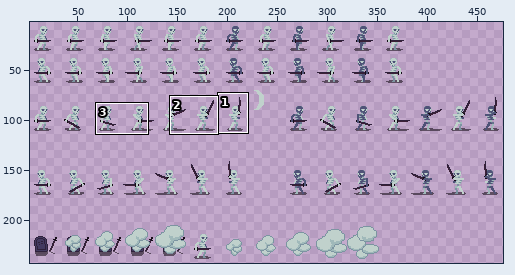
A sprite sheet gets an edit: Assets/Sprites/enemies/skeleton_warrior.png. Above, an overview of the earlier version with the close-up marked.
Close-up. First the earlier version:
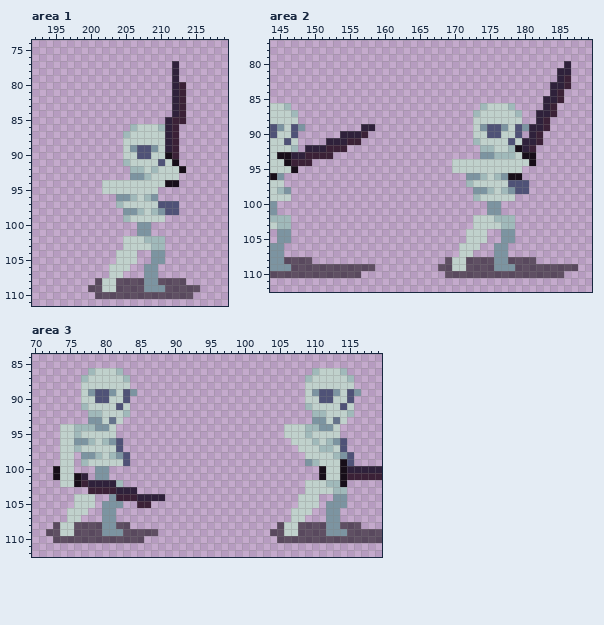
The file is 624x256 pixels. Shown: area 1: x 192..219, y 74..111; area 2: x 144..189, y 77..112; area 3: x 70..119, y 84..112. The wide view leaves out empty margins. The commit also changed other parts of the picture, which this record leaves out.
New version:
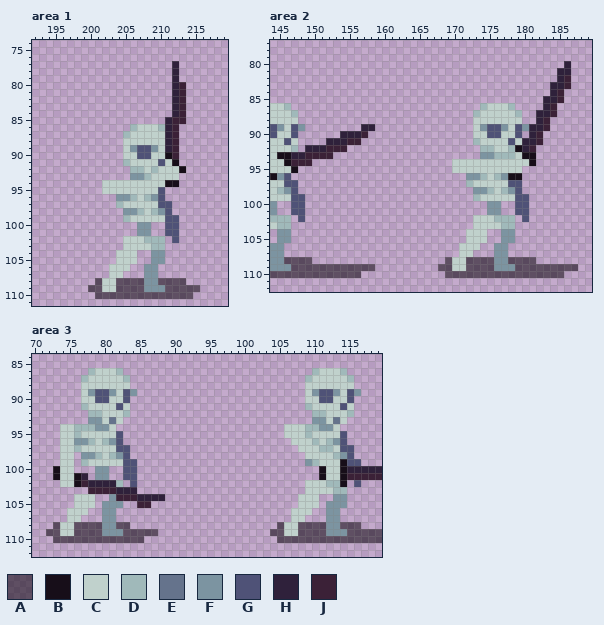
Palette (. is transparent): A #170e1995  B #170e19  C #c0d1cc  D #a0b9ba  E #65738c  F #7c94a1  G #4f5277  H #2f213b  J #3b2137
Diff:
--- area 1
@@ x 208..214 @@
  94 CCCBB..
- 95 CC.....
- 96 DF.....
- 97 CCGGG..
- 98 CDFGG..
- 99 CCC....
-100 F......
-101 F......
-102 DDD....
+ 95 CCG....
+ 96 DFG....
+ 97 CCGG...
+ 98 CDFG...
+ 99 CCCGG..
+100 F..GG..
+101 F..GG..
+102 DDD.G..
 103 CDD....
--- area 2
@@ x 144..189 @@
  95 CCCB......................CCCCCCCCCC..........
- 96 BF..........................FFDCDFBB..........
- 97 CC..........................DCCCCCGGG.........
- 98 CDF..........................FFDCDFGG.........
- 99 CCC..........................DCCCCC...........
-100 F..............................FF.............
-101 F..............................FF.............
-102 DDD..........................CCCDDD...........
+ 96 BFG.........................FFDCDFBB..........
+ 97 CCGG........................DCCCCCGG..........
+ 98 CDFG.........................FFDCDFG..........
+ 99 CCCGG........................DCCCCCGG.........
+100 F..GG..........................FF..GG.........
+101 F..GG..........................FF..GG.........
+102 DDD.G........................CCCDDD.G.........
 103 CDD..........................CCCCDD...........
--- area 3
@@ x 70..119 @@
  94 ....CCDDDFFC........................CCCDDFFC......
- 95 ....CCDCCCCC........................CCCDCCCC......
+ 95 ....CCDCCCCCG.......................CCCDCCCCG.....
  96 ....CCFFDCDFG........................CCCDCDFG.....
- 97 ....CCDCCCCCG.........................CCCDDCG.....
+ 97 ....CCDCCCCCGG........................CCCDDCGG....
  98 ....CC.FFDCDFG.........................CCCCDFG....
- 99 ....CC.DCCCCCG.........................FDCCCBG....
-100 ...BCC...FF..............................BCCBHHHHH
-101 ...BCCBH.FF..............................BCCBJJJJJ
-102 ....CCBJHHHHD..........................CCCDDB.....
+ 99 ....CC.DCCCCCGG........................FDCCCBGG...
+100 ...BCC...FF..GG..........................BCCBHHHHH
+101 ...BCCBH.FF..GG..........................BCCBJJJJJ
+102 ....CCBJHHHHD.G........................CCCDDB.G...
 103 ........JJJJHHH........................CCCCDD.....
Where, in picture pixels (left, top, right, bottom), the same in both close-ups:
changed: (158, 187, 179, 243)
added: (284, 173, 305, 222)
changed: (515, 180, 529, 222)
added: (116, 431, 137, 487)
added: (340, 431, 361, 487)
